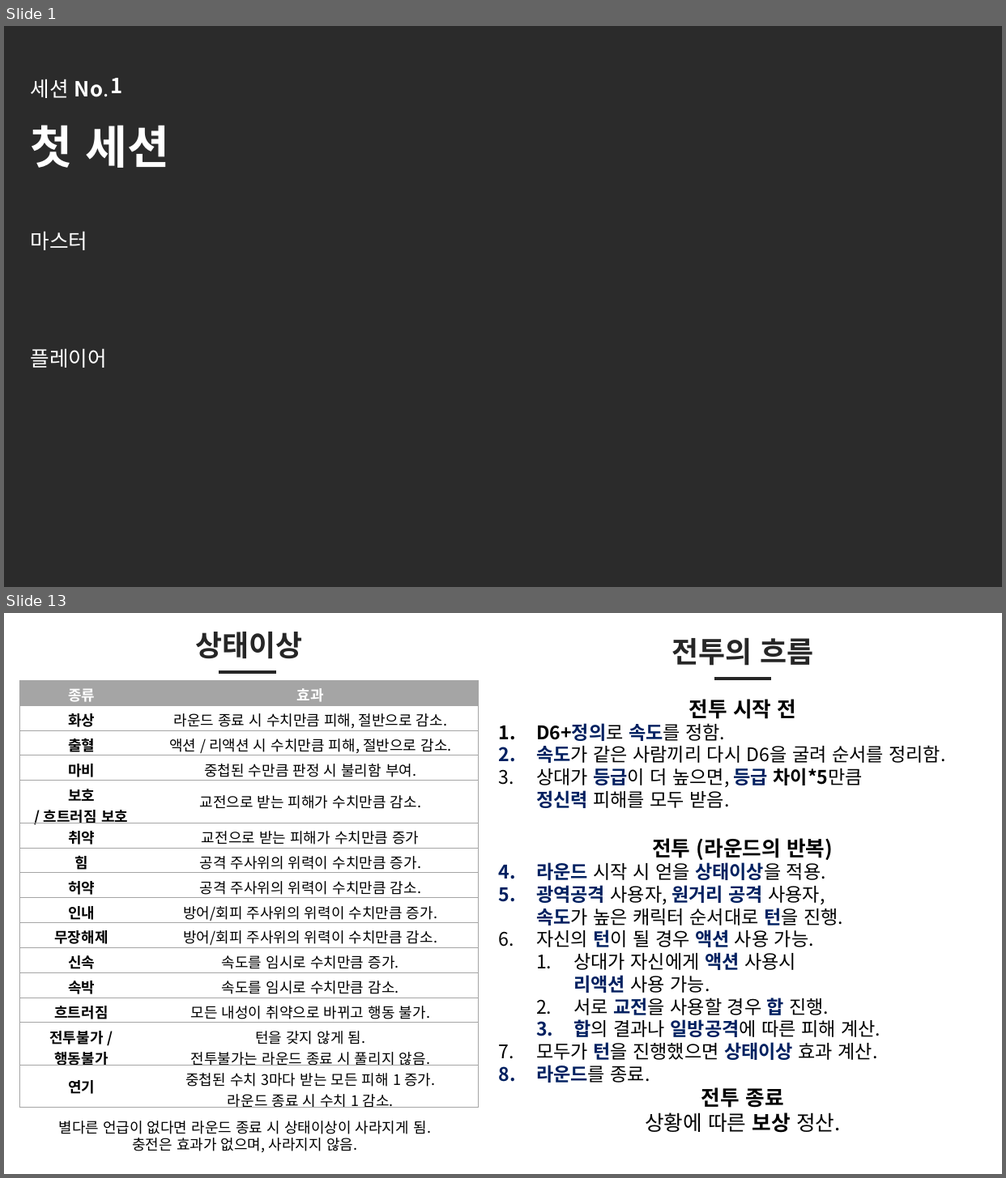
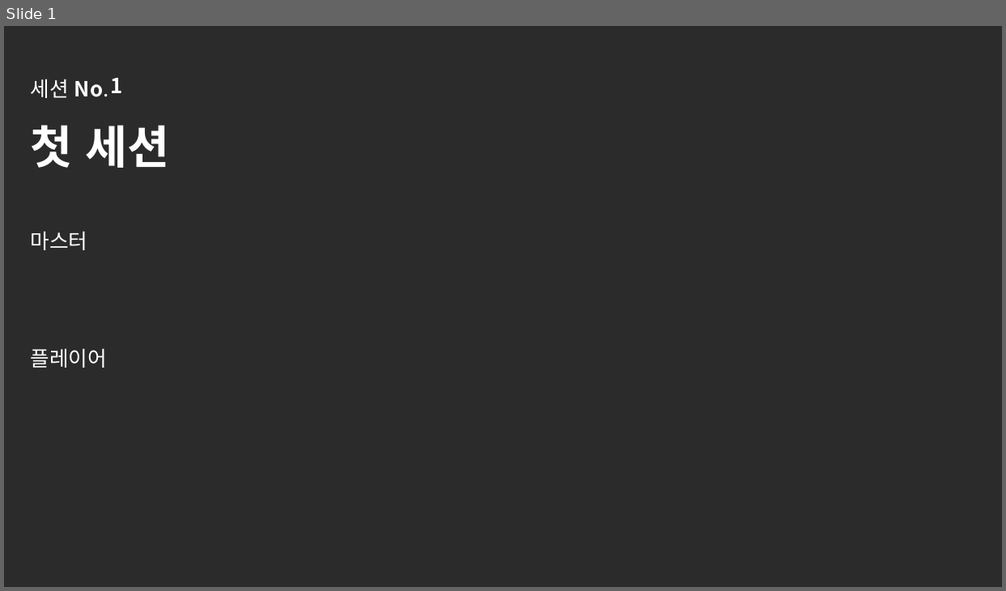
Before and after one commit to helloing0119/lobotomytrpg, a slide deck: 롭티알_진행.pptx. Shown one above the other, each under a label of ours: slides 1 and 13 before the commit, slide 1 after it; the slides between them are not shown. The pictures are 1006x1178 and 1006x591 pixels, drawn with LibreOffice and Linux fonts; fonts in the diff are those of the drawing; background and template pictures are left out; a plain dark background stands for a picture behind light text. Boxes give left, top, right and bottom in pixels: in the first picture for what was removed or moved away, otherwise in the second. Text is boxed around its words. In the diff, an @@ line names an element or a change of style, - is before the commit and + after.

```diff
--- a/롭티알_진행.pptx
+++ b/롭티알_진행.pptx
@@ slide 13 removed at bbox=[4, 613, 1002, 1174], background #FFFFFF @@
@@ text removed at bbox=[195, 632, 302, 659] @@
-상태이상
@@ text removed at bbox=[671, 638, 813, 666] @@
-전투의 흐름
@@ table removed at bbox=[19, 680, 478, 1111], 15 rows, 2 columns @@
-종류 | 효과
-화상 | 라운드 종료 시 수치만큼 피해, 절반으로 감소.
-출혈 | 액션 / 리액션 시 수치만큼 피해, 절반으로 감소.
-마비 | 중첩된 수만큼 판정 시 불리함 부여.
-보호 / 흐트러짐 보호 | 교전으로 받는 피해가 수치만큼 감소.
-취약 | 교전으로 받는 피해가 수치만큼 증가
-힘 | 공격 주사위의 위력이 수치만큼 증가.
-허약 | 공격 주사위의 위력이 수치만큼 감소.
-인내 | 방어/회피 주사위의 위력이 수치만큼 증가.
-무장해제 | 방어/회피 주사위의 위력이 수치만큼 감소.
-신속 | 속도를 임시로 수치만큼 증가.
-속박 | 속도를 임시로 수치만큼 감소.
-흐트러짐 | 모든 내성이 취약으로 바뀌고 행동 불가.
-전투불가 / / 행동불가 | 턴을 갖지 않게 됨. 전투불가는 라운드 종료 시 풀리지 않음.
-연기 | 중첩된 수치 3마다 받는 모든 피해 1 증가. / 라운드 종료 시 수치 1 감소.
@@ line removed from (219, 672) to (275, 672) @@
@@ line removed from (714, 678) to (771, 678) @@
@@ text removed at bbox=[536, 699, 945, 1133] @@
-전투 시작 전
-1. D6+정의로 속도를 정함.
-2. 속도가 같은 사람끼리 다시 D6을 굴려 순서를 정리함.
-3. 상대가 등급이 더 높으면, 등급 차이*5만큼
-   정신력 피해를 모두 받음.
-전투 (라운드의 반복)
-1. 라운드 시작 시 얻을 상태이상을 적용.
-2. 광역공격 사용자, 원거리 공격 사용자,
-   속도가 높은 캐릭터 순서대로 턴을 진행.
-3. 자신의 턴이 될 경우 액션 사용 가능.
-  1. 상대가 자신에게 액션 사용시
-     리액션 사용 가능.
-  2. 서로 교전을 사용할 경우 합 진행.
-  3. 합의 결과나 일방공격에 따른 피해 계산.
-4. 모두가 턴을 진행했으면 상태이상 효과 계산.
-5. 라운드를 종료.
-전투 종료
-상황에 따른 보상 정산.
@@ text removed at bbox=[58, 1121, 431, 1153] @@
-별다른 언급이 없다면 라운드 종료 시 상태이상이 사라지게 됨.
-충전은 효과가 없으며, 사라지지 않음.
```
Also in this commit, not shown: 2 slides added, 1 other slide removed, 2 other files.
